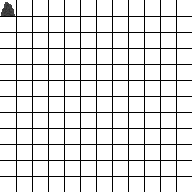
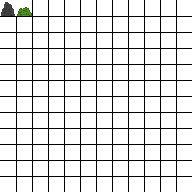
Layers edited between the first and the second 192px x 192px image:
added layer "bush" above "rock" over [17, 7, 32, 16]
painted on "Pasted Layer" over [16, 0, 32, 16]
